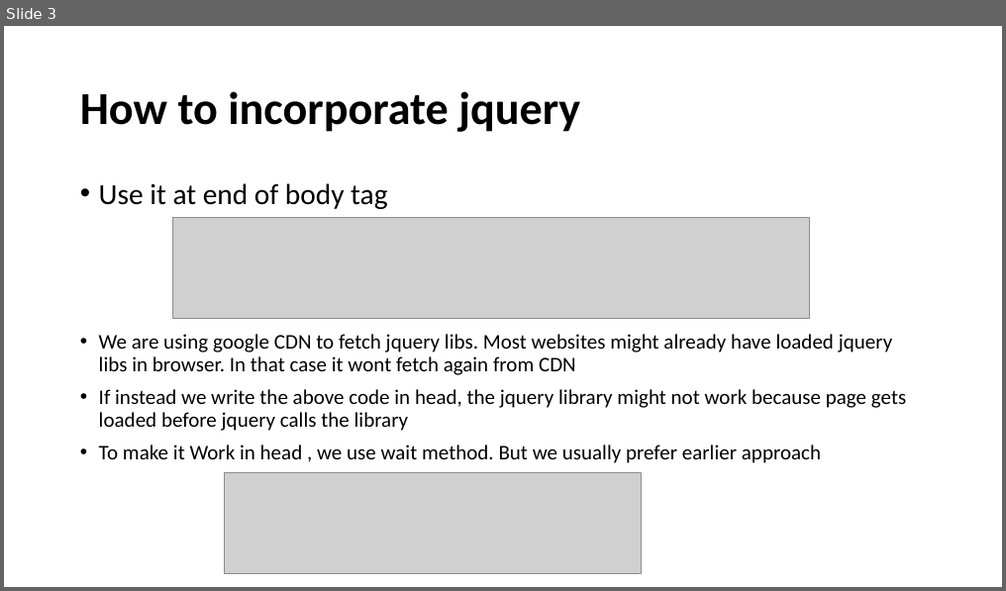
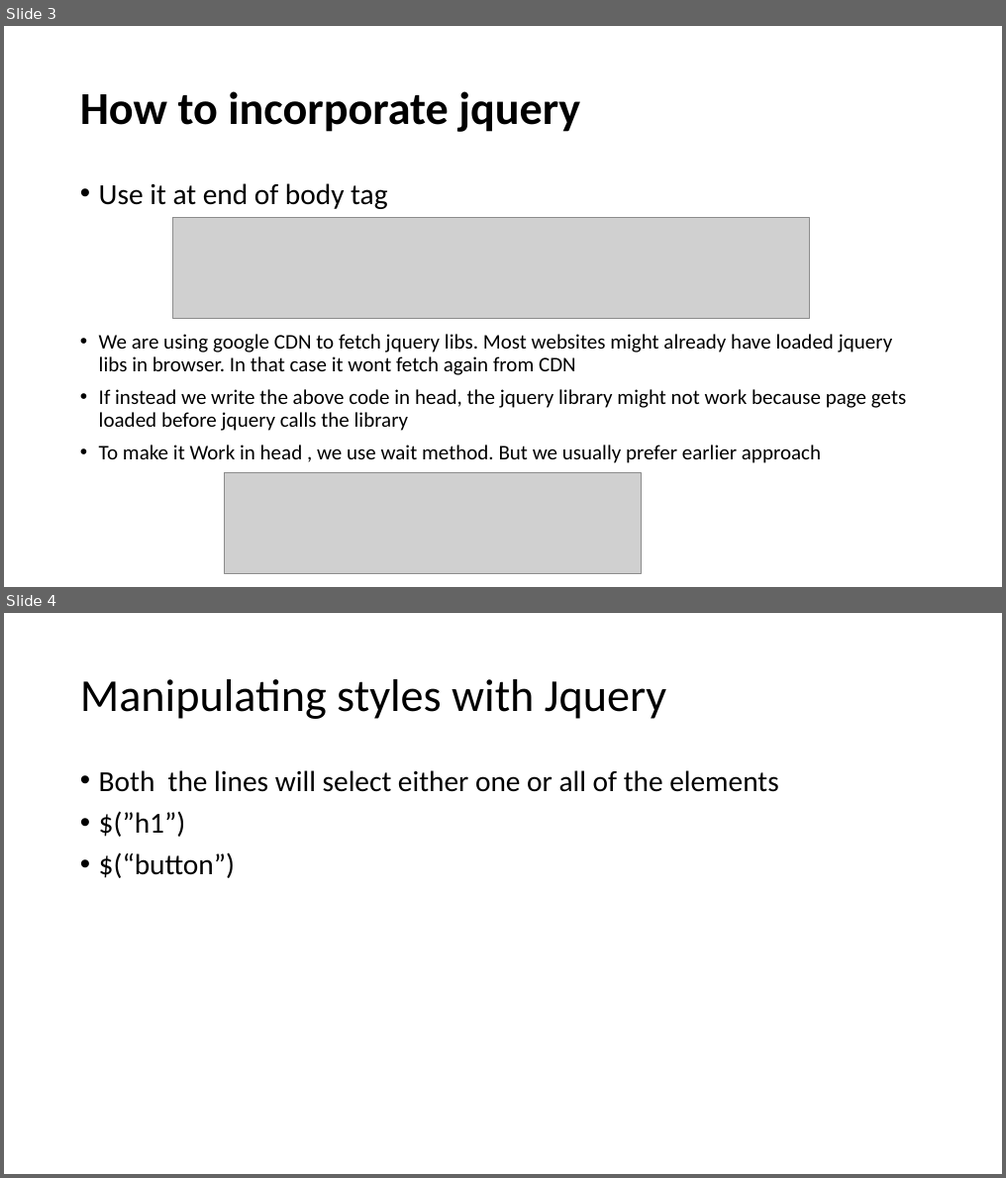
Before and after one commit to aroranishant8/WebDevelopment, a slide deck: Presentations/Section14_Jquery.pptx. Shown one above the other, each under a label of ours: slide 3 before the commit, slides 3 and 4 after it. The pictures are 1006x591 and 1006x1178 pixels, drawn with LibreOffice and Linux fonts; fonts in the diff are those of the drawing; grey boxes stand for pictures. Boxes give left, top, right and bottom in pixels: in the first picture for what was removed or moved away, otherwise in the second. Text is boxed around its words. In the diff, an @@ line names an element or a change of style, - is before the commit and + after.

```diff
--- a/Presentations/Section14_Jquery.pptx
+++ b/Presentations/Section14_Jquery.pptx
@@ slide 4 added at (4,613,1002,1174), background #FFFFFF @@
@@ title added at (80,679,666,719), 44 pt, text #000000 @@
+Manipulating styles with Jquery
@@ text added at (99,770,779,878), 28 pt, text #000000 @@
+• Both the lines will select either one or all of the elements
+• $(”h1”)
+• $(“button”)
```
Also in this commit, not shown: 2 other slides added, 1 other file.
